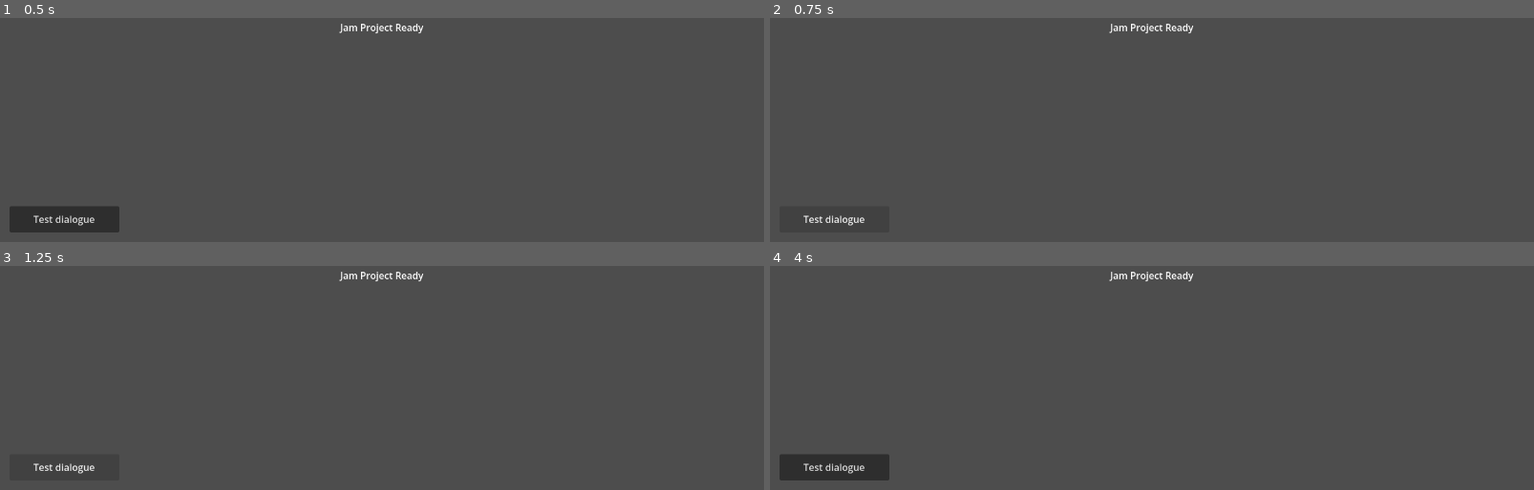
Above: before the commit, frames 1-4 (two rows, left to right).
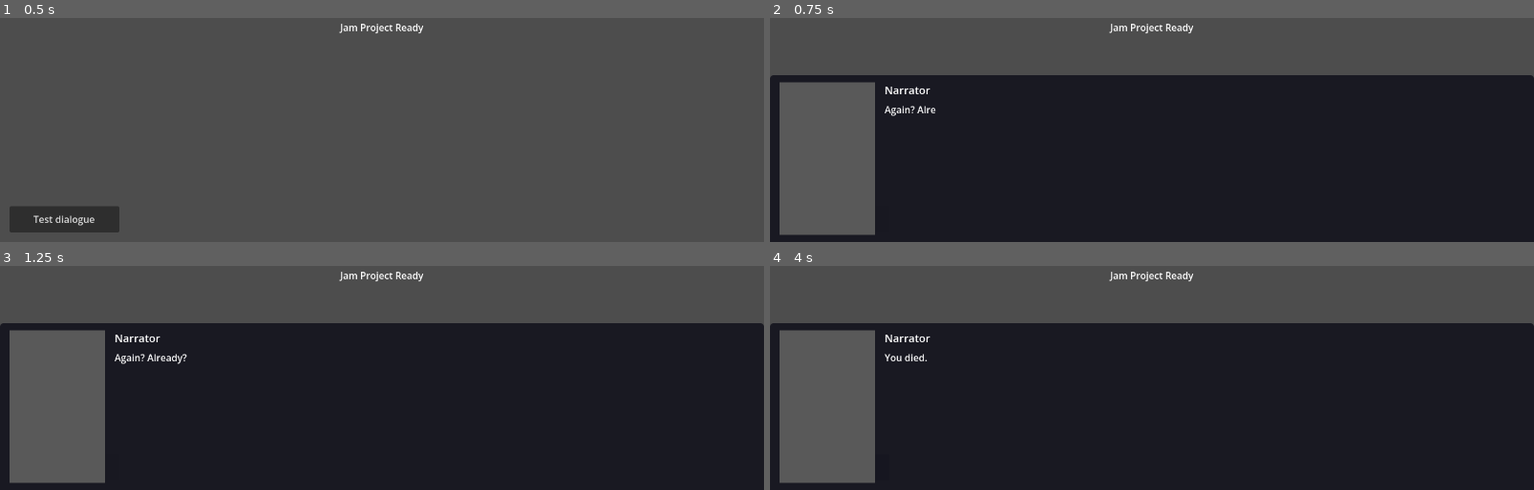
Above: after the commit, the same moments.

Repository: TortikP/GameJamProject
Game: Godot game, scene res://scenes/main.tscn
Two runs of this game, one before a commit and one after it. Both use one fixed random seed, a clock stepped at 60 frames per second and the inputs below.
Inputs (mouse positions are in pixels of both pictures, inside the frame that each line leads up to):
- Up to frame 1 (0.5 s): no input
- Up to frame 2 (0.75 s): click "Test dialogue" at 0.5 s
- Up to frame 3 (1.25 s): no input
- Up to frame 4 (4 s): click "Test dialogue" at 1.25 s; click "Test dialogue" at 2 s; tap Enter at 2.75, 2.85, 3.6 s; move the mouse to (outside the picture) at 2.77 s; click (outside the picture) at 2.92 s; tap Space at 3.02, 3.5, 3.77 s; move the mouse to (999, 297) at 3.52 s; click (999, 297) at 3.67 s

Frame 1 is identical in both runs. In frame 2, 66% of the frame differs, in the area x 0-100%, y 25-100%; in frame 3, 66%; in frame 4, 67%.
Error before the commit: Invalid assignment of property or key 'tags' with value of type 'Array' on a base object of type 'RefCounted (dialogue_line.gd)'. (res://scripts/core/dialogue/…

Commit message:
fix(003): untype tags Array — typed Array[StringName] unassignable via Object ref

Diff:
--- a/scripts/core/dialogue/dialogue_line.gd
+++ b/scripts/core/dialogue/dialogue_line.gd
@@ -19,7 +19,7 @@
 var audio_clip: String      # path or ""
 
 ## Selector metadata
-var tags: Array[StringName]
+var tags: Array
 var priority: int
 var conditions: Dictionary  # min_run, max_run, flags_required, flags_forbidden
 var once_per_run: bool
